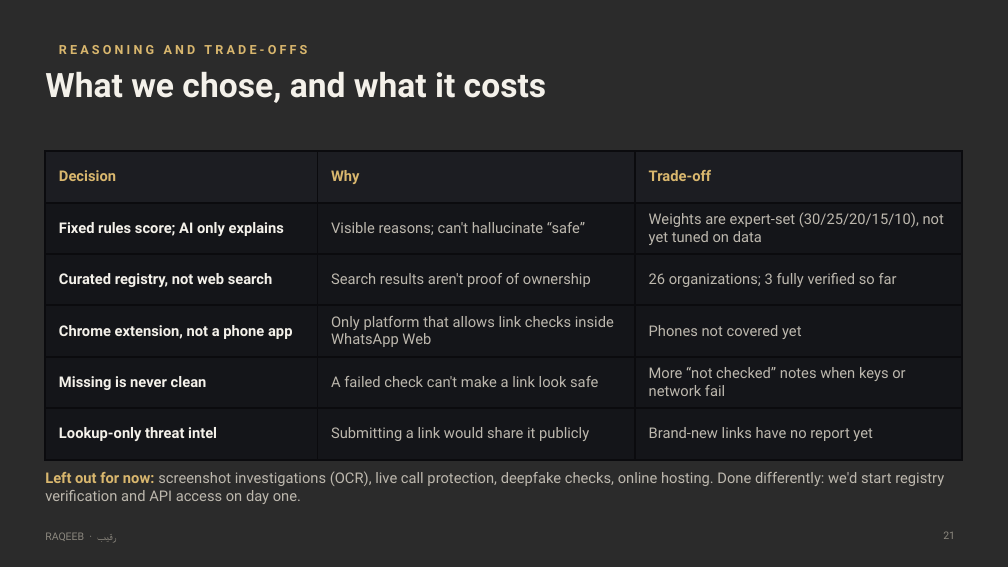
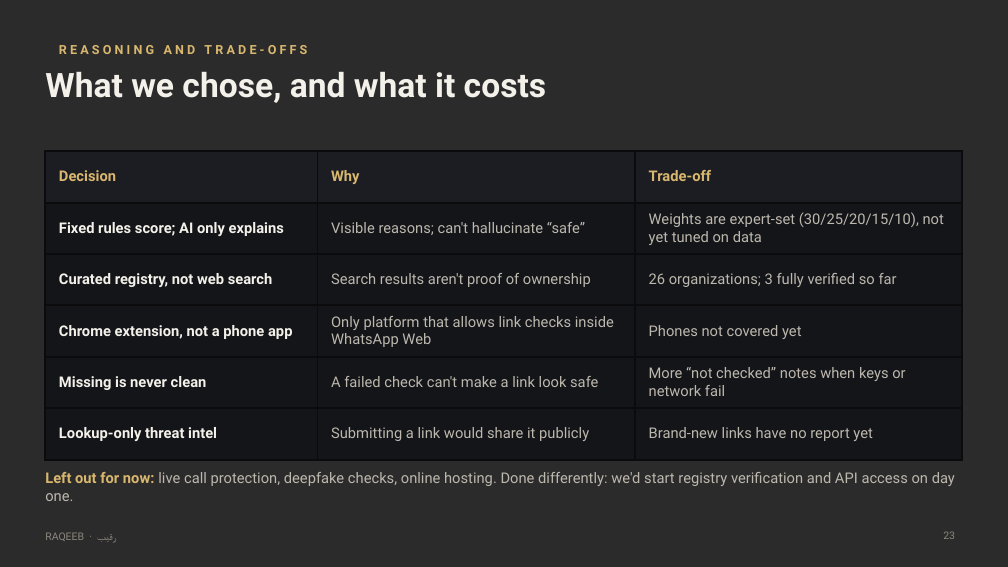
Before and after one commit to prokl1d/RAQEEB, a slide deck: slide 23 of docs/RAQEEB_Pitch_Deck.pptx (slide 21 before the commit). Drawn at 1008x567 pixels with LibreOffice and Linux fonts; fonts in the diff are those of the drawing; background and template pictures are left out; a plain dark background stands for a picture behind light text. Boxes give left, top, right and bottom in pixels: in the first picture for what was removed or moved away, otherwise in the second. Text is boxed around its words. In the diff, an @@ line names an element or a change of style, - is before the commit and + after.

```diff
--- a/docs/RAQEEB_Pitch_Deck.pptx
+++ b/docs/RAQEEB_Pitch_Deck.pptx
@@ text at <box>45,472,955,501</box>: text changed @@
-Left out for now: screenshot investigations (OCR), live call protection, deepfake checks, online hosting. Done differently: we'd start registry verification and API access on day one.
+Left out for now: live call protection, deepfake checks, online hosting. Done differently: we'd start registry verification and API access on day one.
```
Also in this commit, not shown: 2 other slides changed, 2 slides added, 20 other files.
